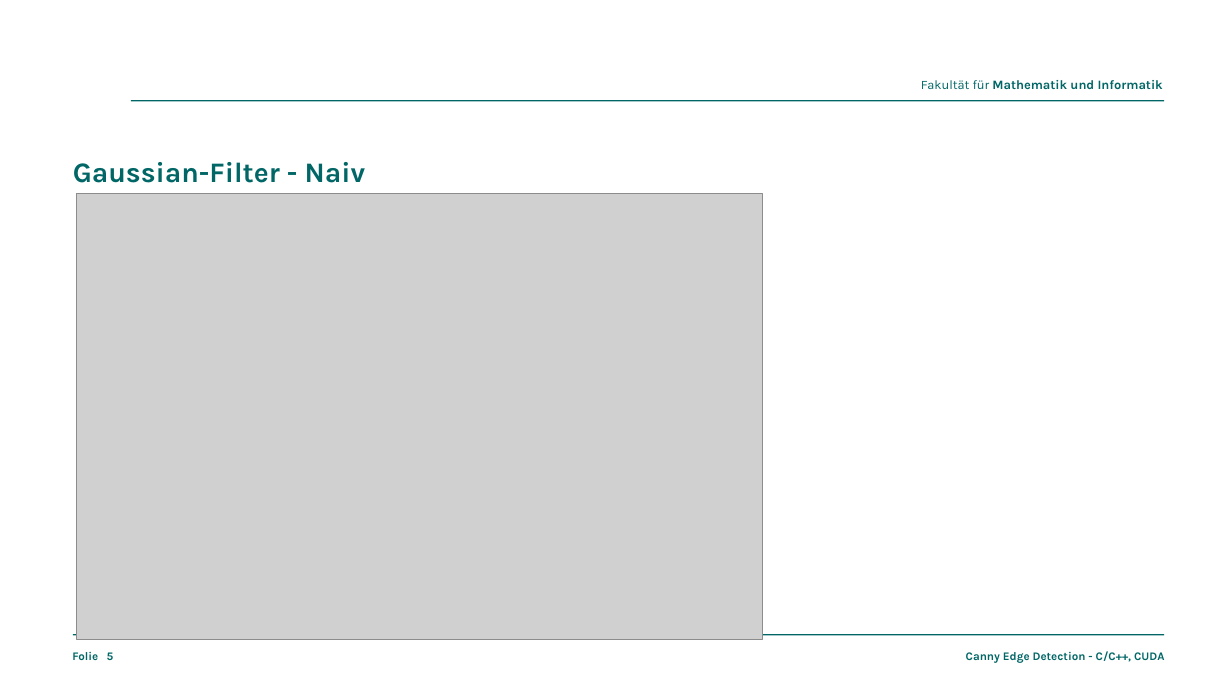
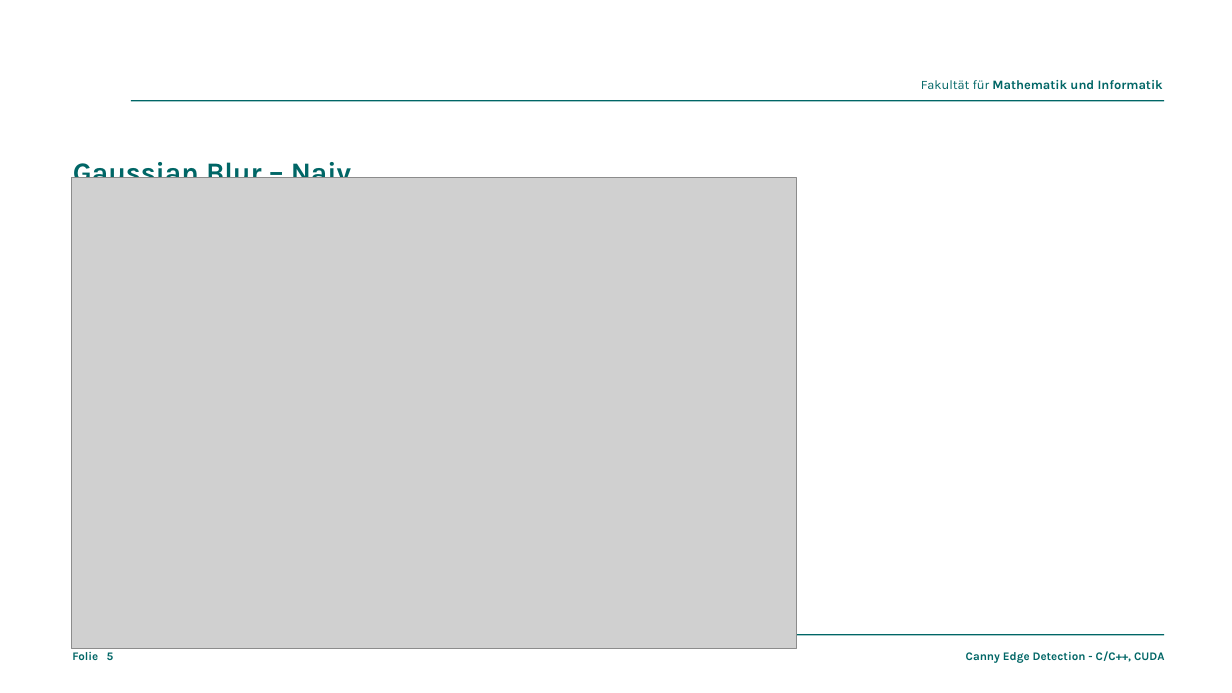
Before and after one commit to thomjur/fapra26-canny-edge-detection, a slide deck: slide 5 of presentation/canny-edge-detection.odp. Drawn at 1232x693 pixels with LibreOffice and Linux fonts; fonts in the diff are those of the drawing; grey boxes stand for pictures; background and template pictures are left out. Boxes give left, top, right and bottom in pixels: in the first picture for what was removed or moved away, otherwise in the second. Text is boxed around its words. In the diff, an @@ line names an element or a change of style, - is before the commit and + after.

Commit message:
presentation: shared gaussian

```diff
--- a/presentation/canny-edge-detection.odp
+++ b/presentation/canny-edge-detection.odp
@@ picture: place and size @@
-picture at bbox=[77, 194, 762, 640]
+picture at bbox=[71, 177, 797, 649]
@@ title at bbox=[73, 156, 352, 178]: text changed @@
-Gaussian-Filter - Naiv
+Gaussian Blur – Naiv
```
Also in this commit, not shown: 2 other slides changed, 8 slides added, 7 other files.
